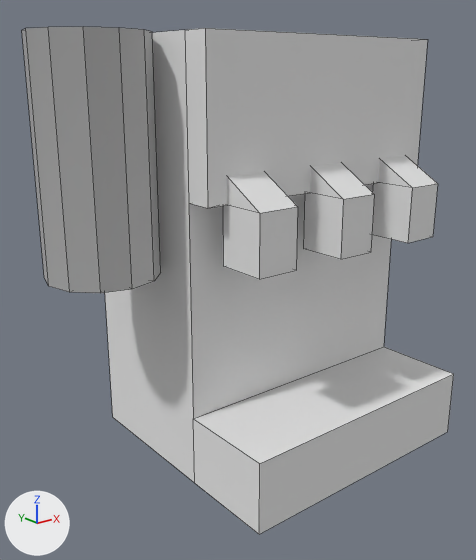
The Blender file Assets/Models/SodaFountain.blend, before and after one commit.
Before and after are seen from a 50 mm camera at (-1.64, -2.069, 1.381) aimed at (-0.215, -0.287, 0.668). The axes (+X, +Y, +Z) are drawn at lower left. The lights are the same throughout. Mesh edges are drawn as thin lines.

Before the edit, the objects in view are built like this:
```python
me_cube_001 = bpy.data.meshes.new('Cube.001')
me_cube_001.from_pydata(...)  # 56 vertices, 40 faces; spans x -0.5..0.5, y 0.0..1.5, z -0.75..0.2
me_cube_001.materials.append(mat_sodafountain)  # white #e7e7e7
me_cylinder = bpy.data.meshes.new('Cylinder')
me_cylinder.from_pydata(...)  # 48 vertices, 37 faces; spans x -0.188..0.188, y -0.188..0.188, z -0.375..0.375
me_cylinder.materials.append(mat_sodafountain_png)  # picture img_sodafountain_png
ob_cup_holder = bpy.data.objects.new('Cup Holder', me_cylinder)
ob_cup_holder.location = (-0.69, -0.175, 1.125)
ob_sodafountain = bpy.data.objects.new('SodaFountain', me_cube_001)
ob_sodafountain.location = (0.0, 0.0, 0.0)
ob_sodafountain.rotation_euler = (1.571, 0.0, -3.142)  # degrees (90, 0, -180)
```
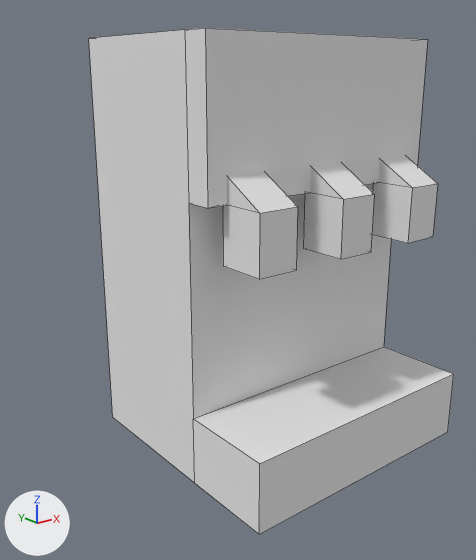
Patch to the scene script:
```diff
--- a/Assets/Models/SodaFountain.blend.py
+++ b/Assets/Models/SodaFountain.blend.py
@@ ob_cup_holder @@
-ob_cup_holder = bpy.data.objects.new('Cup Holder', me_cylinder)
-ob_cup_holder.location = (-0.69, -0.175, 1.125)
```

Where the change shows, as pixel boxes [x1, y1, x2, y2] in the pictures (476 x 560 px):
'Cup Holder', deleted: before [22, 27, 161, 293]
